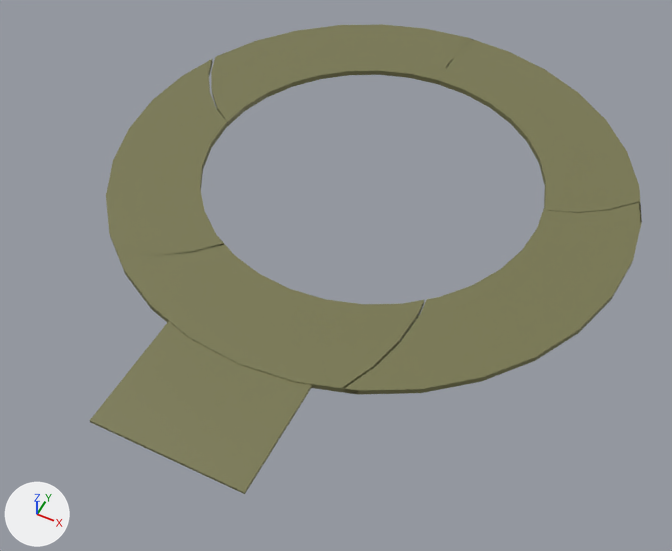
Renders of the COLLADA model sim/unreal_meshes/RoadCircle.dae from each side of a commit.
Both versions are drawn from a 50 mm camera at (12.2, -28.0, 27.5) aimed at (0.4, -4.4, -1.9). The lights are fixed; the arrows at lower left show +X, +Y and +Z. Where no turn or scale is listed for an object, it has been applied to the vertices.

The scene before the commit, as lines of its bpy script (objects in view):
```python
me_cube_104 = bpy.data.meshes.new('Cube.104')
me_cube_104.from_pydata(...)  # a box spanning x -1.0..1.0, y -1.0..1.0, z -1.0..1.0
me_cube_104.materials.append(mat_material_002_001)  # dark yellow #797851
me_cylinder_002 = bpy.data.meshes.new('Cylinder.002')
me_cylinder_002.from_pydata(...)  # 62 vertices, 120 faces; spans x -10.65..0.31, y 0.19..11.5, z -0.13..0.13
me_cylinder_002.materials.append(mat_material_002_006_001)  # dark yellow #797851
me_cylinder_006 = bpy.data.meshes.new('Cylinder.006')
me_cylinder_006.from_pydata(...)  # 72 vertices, 134 faces; spans x -7.28..4.92, y -11.5..-5.67, z -0.13..0.13
me_cylinder_006.materials.append(mat_material_002_001_001)  # dark yellow #797851
ob_cube_001_001 = bpy.data.objects.new('Cube_001_001', me_cube_104)
ob_cube_001_001.location = (-0.28, -12.79, 0.03)
ob_cube_001_001.scale = (3.1, 3.1, 0.0557)
ob_cylinder_001 = bpy.data.objects.new('Cylinder_001', me_cylinder_002)
ob_cylinder_001.location = (0.0, 0.0, 0.0)
ob_cylinder_001_002 = bpy.data.objects.new('Cylinder_001_002', me_cylinder_006)
ob_cylinder_001_002.location = (0.0, 0.0, 0.0)
# also in view: 'Cylinder_001_003' at (7.7, -3.7, 0.0); 'Cylinder_001_001' at (-7.6, -2.4, 0.0); 'Cylinder_001_004' at (5.6, 6.3, 0.0)
```
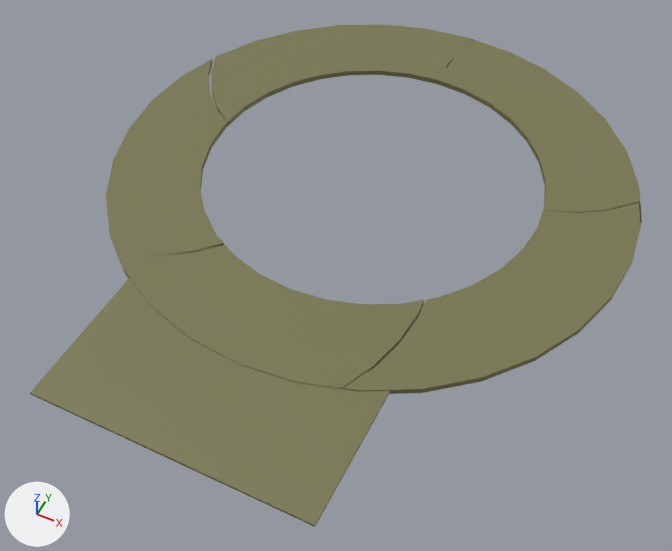
Location of each change, (x1, y1, x2, y2) in pixels of the pictures (672 x 551 px):
'Cube_001_001', rescaled: before (90, 321, 312, 494); after (30, 278, 390, 527)

Edits to the bpy script that builds the scene:
```text
Change ob_cube_001_001:
    ob_cube_001_001.scale: (3.1, 3.1, 0.0557) -> (5.69, 3.1, 0.0557)
```
